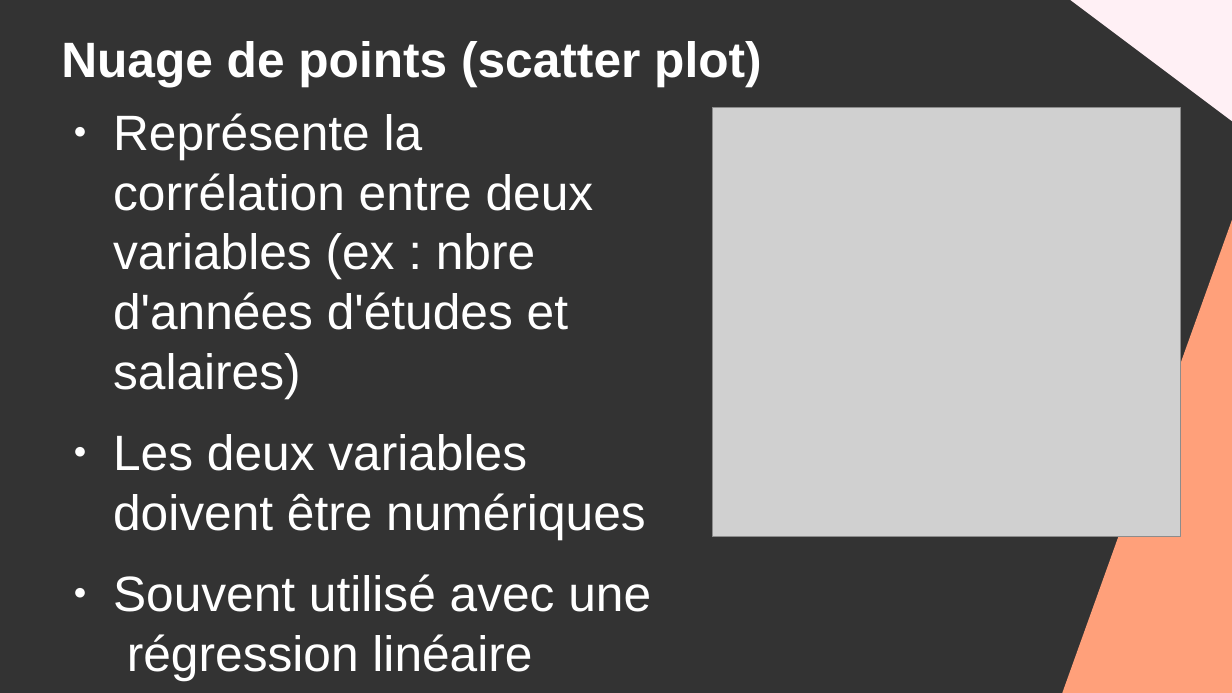
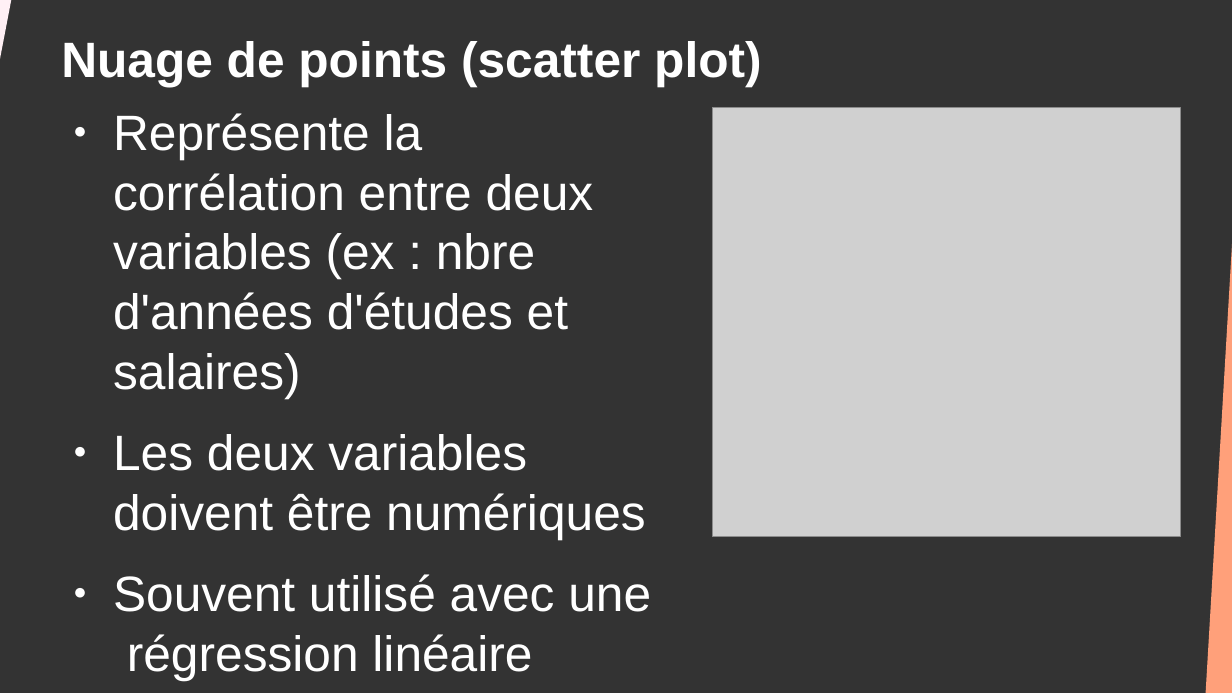
Before and after one commit to DanYellow/cours, a slide deck: slide 9 of big-data-s4/travaux-pratiques/numero-7/presentation.odp. Drawn at 1232x693 pixels with LibreOffice and Linux fonts; fonts in the diff are those of the drawing; grey boxes stand for pictures. Boxes give left, top, right and bottom in pixels: in the first picture for what was removed or moved away, otherwise in the second. Text is boxed around its words. In the diff, an @@ line names an element or a change of style, - is before the commit and + after.

```diff
--- a/big-data-s4/travaux-pratiques/numero-7/presentation.odp
+++ b/big-data-s4/travaux-pratiques/numero-7/presentation.odp
@@ right triangle at bbox=[0, 0, 27, 99]: mirrored; rotation 90 to 180 degrees @@
@@ right triangle: place and size @@
-right triangle at bbox=[1062, 215, 1232, 693]
+right triangle at bbox=[1206, 215, 1232, 693]
```
Also in this commit, not shown: 25 other slides changed, 2 slides added, 1 slide removed, 4 other files.
